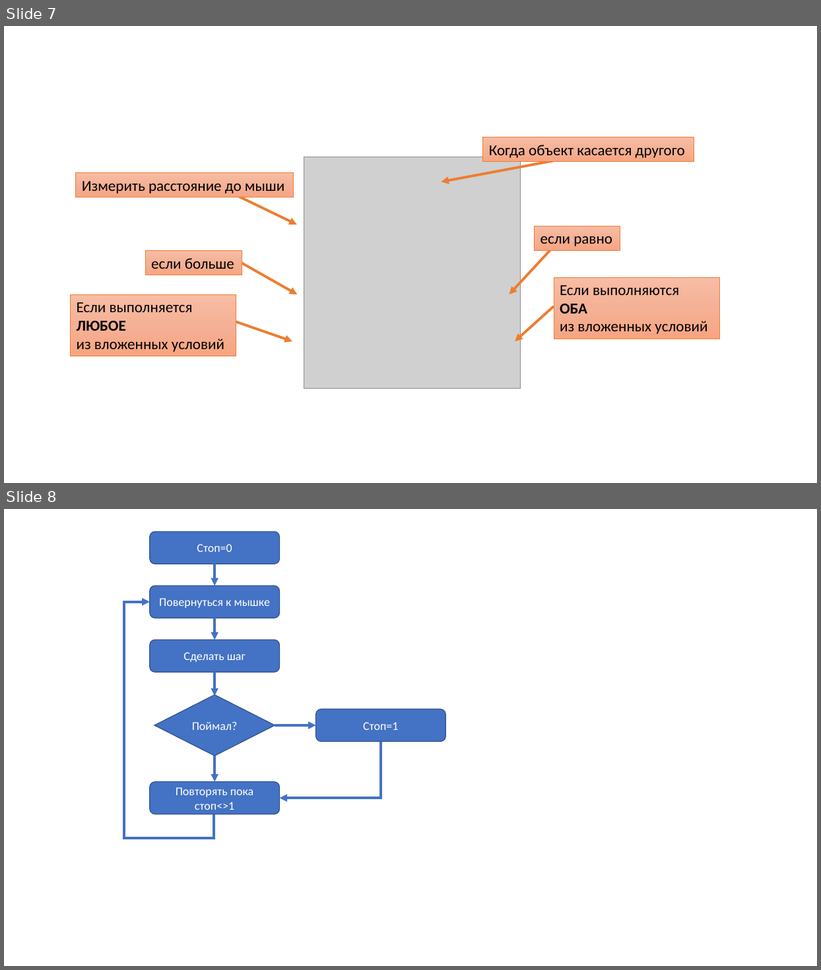
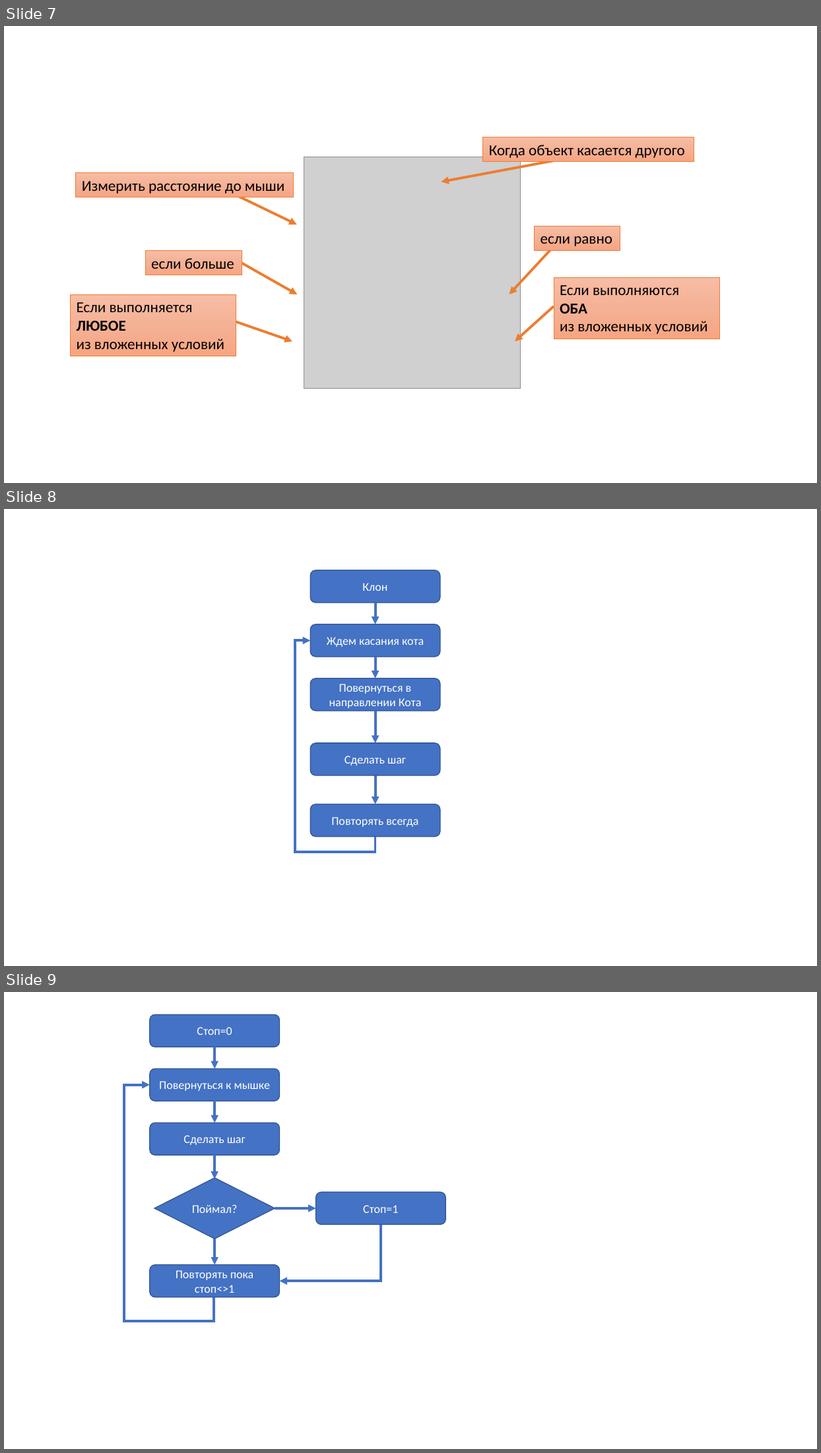
Before and after one commit to kneradovsky/scratch-lessons, a slide deck: scratch-screens.pptx. Shown one above the other, each under a label of ours: slides 7 and 8 before the commit, slides 7, 8 and 9 after it. The pictures are 821x970 and 821x1453 pixels, drawn with LibreOffice and Linux fonts; fonts in the diff are those of the drawing; grey boxes stand for pictures. Boxes give left, top, right and bottom in pixels: in the first picture for what was removed or moved away, otherwise in the second. Text is boxed around its words. In the diff, an @@ line names an element or a change of style, - is before the commit and + after.

```diff
--- a/scratch-screens.pptx
+++ b/scratch-screens.pptx
@@ slide 8 added at (4, 509, 817, 966), background #FFFFFF @@
@@ rounded rectangle added at (310, 570, 440, 602), fill #4472C4, outline #325491 1 pt, 14 pt, text #FFFFFF @@
+Клон
@@ arrow added from (376, 603) to (376, 625), #4472C4 3 pt @@
@@ rounded rectangle added at (310, 625, 440, 657), fill #4472C4, outline #325491 1 pt, 14 pt, text #FFFFFF @@
+Ждем касания кота
@@ elbow arrow added from (376, 837) to (310, 641), #4472C4 3 pt @@
@@ arrow added from (376, 657) to (376, 679), #4472C4 3 pt @@
@@ rounded rectangle added at (310, 679, 440, 711), fill #4472C4, outline #325491 1 pt, 14 pt, text #FFFFFF @@
+Повернуться в направлении Кота
@@ arrow added from (376, 711) to (376, 743), #4472C4 3 pt @@
@@ rounded rectangle added at (310, 743, 440, 776), fill #4472C4, outline #325491 1 pt, 14 pt, text #FFFFFF @@
+Сделать шаг
@@ arrow added from (376, 776) to (376, 804), #4472C4 3 pt @@
@@ rounded rectangle added at (310, 804, 440, 836), fill #4472C4, outline #325491 1 pt, 14 pt, text #FFFFFF @@
+Повторять всегда
@@ what was slide 8 is now slide 9 @@
```
Also in this commit, not shown: 2 other slides added, 11 other files.
